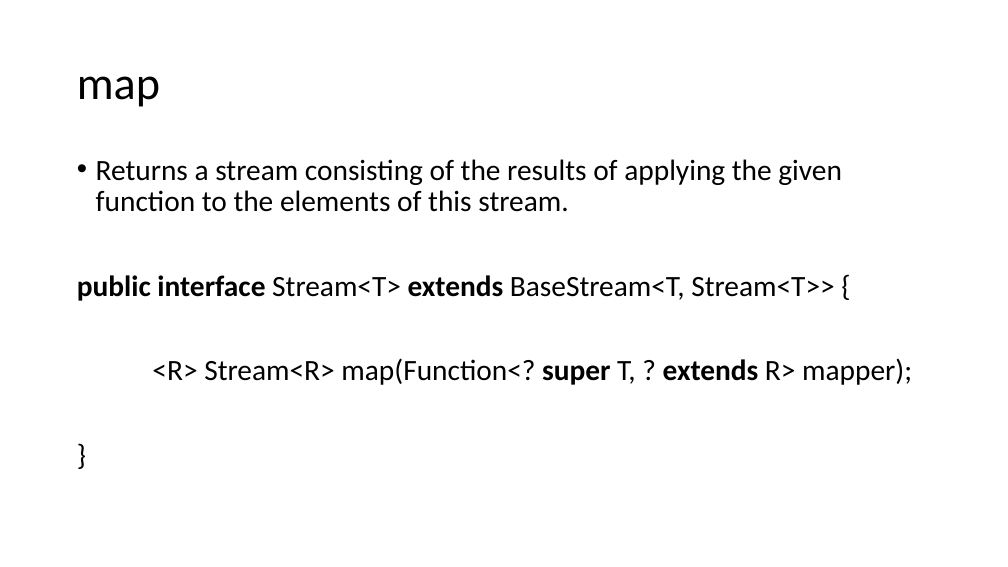
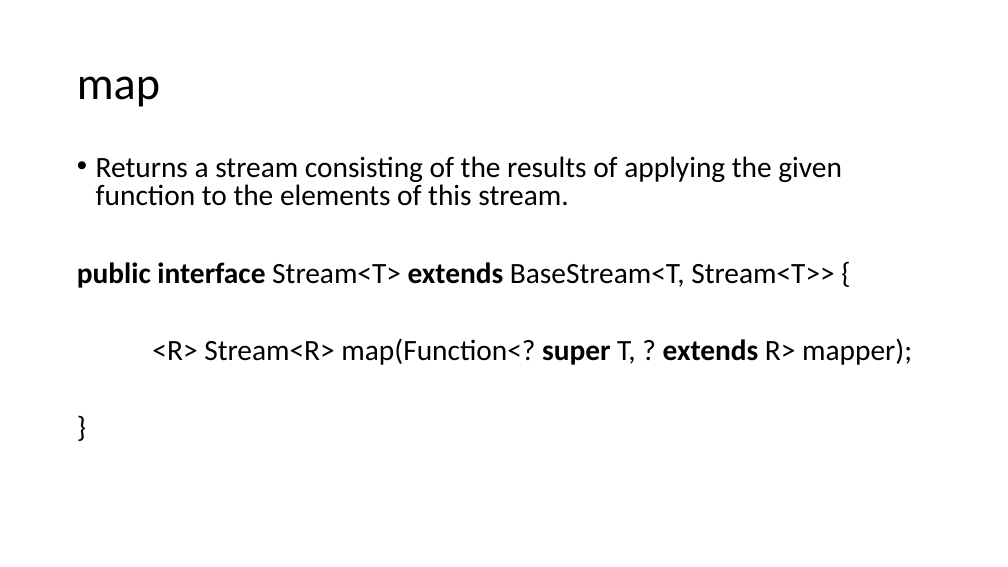
Before and after one commit to jungle0127/javastudy, a slide deck: slide 25 of java8function/docs/Java8 function.pptx (slide 24 before the commit). Drawn at 1008x567 pixels with LibreOffice and Linux fonts; fonts in the diff are those of the drawing. Boxes give left, top, right and bottom in pixels: in the first picture for what was removed or moved away, otherwise in the second. Text is boxed around its words. In the diff, an @@ line names an element or a change of style, - is before the commit and + after.

```diff
--- a/java8function/docs/Java8 function.pptx
+++ b/java8function/docs/Java8 function.pptx
@@ text "Returns a stream consisting of ..." at [77, 156, 912, 365]: line spacing 0.9 to 0.8 @@
```
Also in this commit, not shown: 2 other slides changed, 1 slide added, 20 other files.
